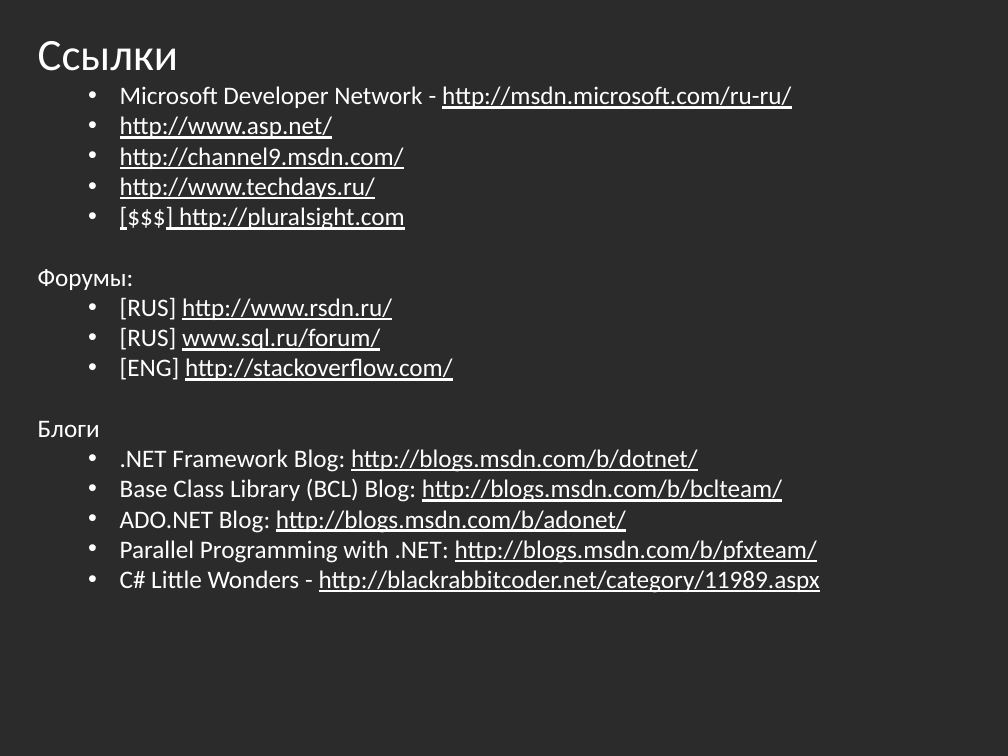
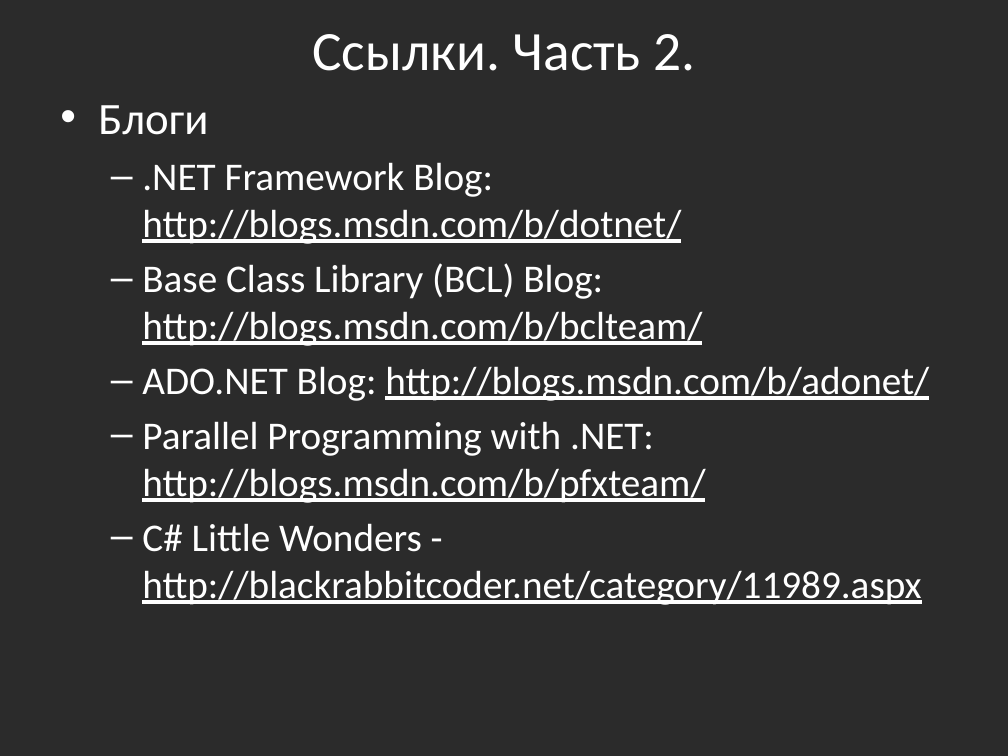
Before and after one commit to bazile/Training, a slide deck: slide 4 of Presentation/lesson-01.pptx (slide 3 before the commit). Drawn at 1008x756 pixels with LibreOffice and Linux fonts; fonts in the diff are those of the drawing; background and template pictures are left out; a plain dark background stands for a picture behind light text. Boxes give left, top, right and bottom in pixels: in the first picture for what was removed or moved away, otherwise in the second. Text is boxed around its words. In the diff, an @@ line names an element or a change of style, - is before the commit and + after.

```diff
--- a/Presentation/lesson-01.pptx
+++ b/Presentation/lesson-01.pptx
@@ text at <box>38,41,791,381</box>: paragraphs removed @@
-Ссылки
-  • Microsoft Developer Network - http://msdn.microsoft.com/ru-ru/
-  • http://www.asp.net/
-  • http://channel9.msdn.com/
-  • http://www.techdays.ru/
-  • [$$$] http://pluralsight.com
-Форумы:
-  • [RUS] http://www.rsdn.ru/
-  • [RUS] www.sql.ru/forum/
-  • [ENG] http://stackoverflow.com/
@@ title added at <box>312,34,695,71</box>, 39.6 pt, text #FFFFFF @@
+Ссылки. Часть 2.
@@ text "Блоги": place and size @@
-text "Блоги" at <box>38,41,820,593</box>
+text "Блоги" at <box>98,105,929,605</box>
@@ text "Блоги" at <box>98,105,929,605</box>: size 18 to 32 pt in "Блоги"; size 18 to 28 pt; bullet none to •; more space between paragraphs; bullet • to – @@
```
Also in this commit, not shown: 4 other slides changed, 2 slides added.
